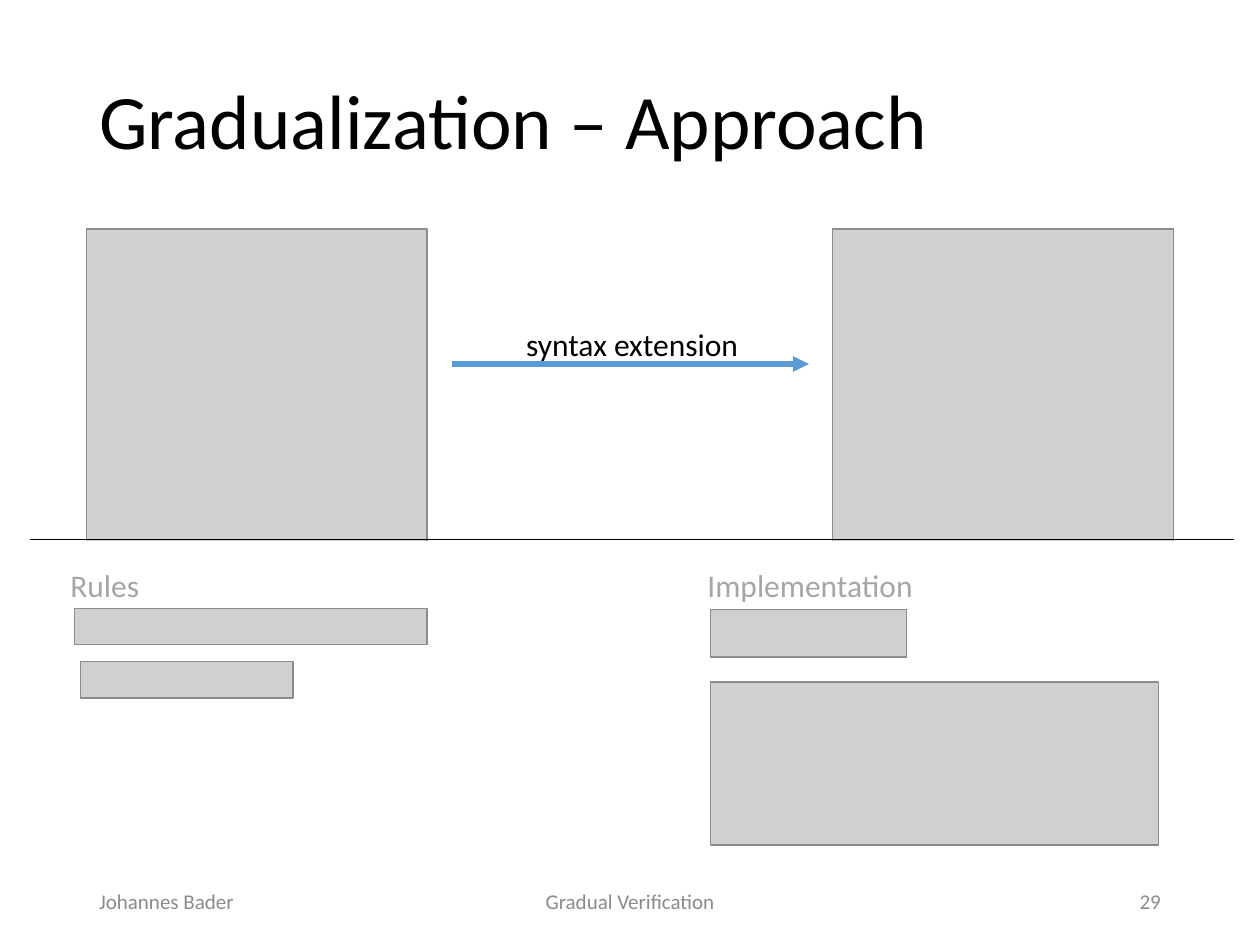
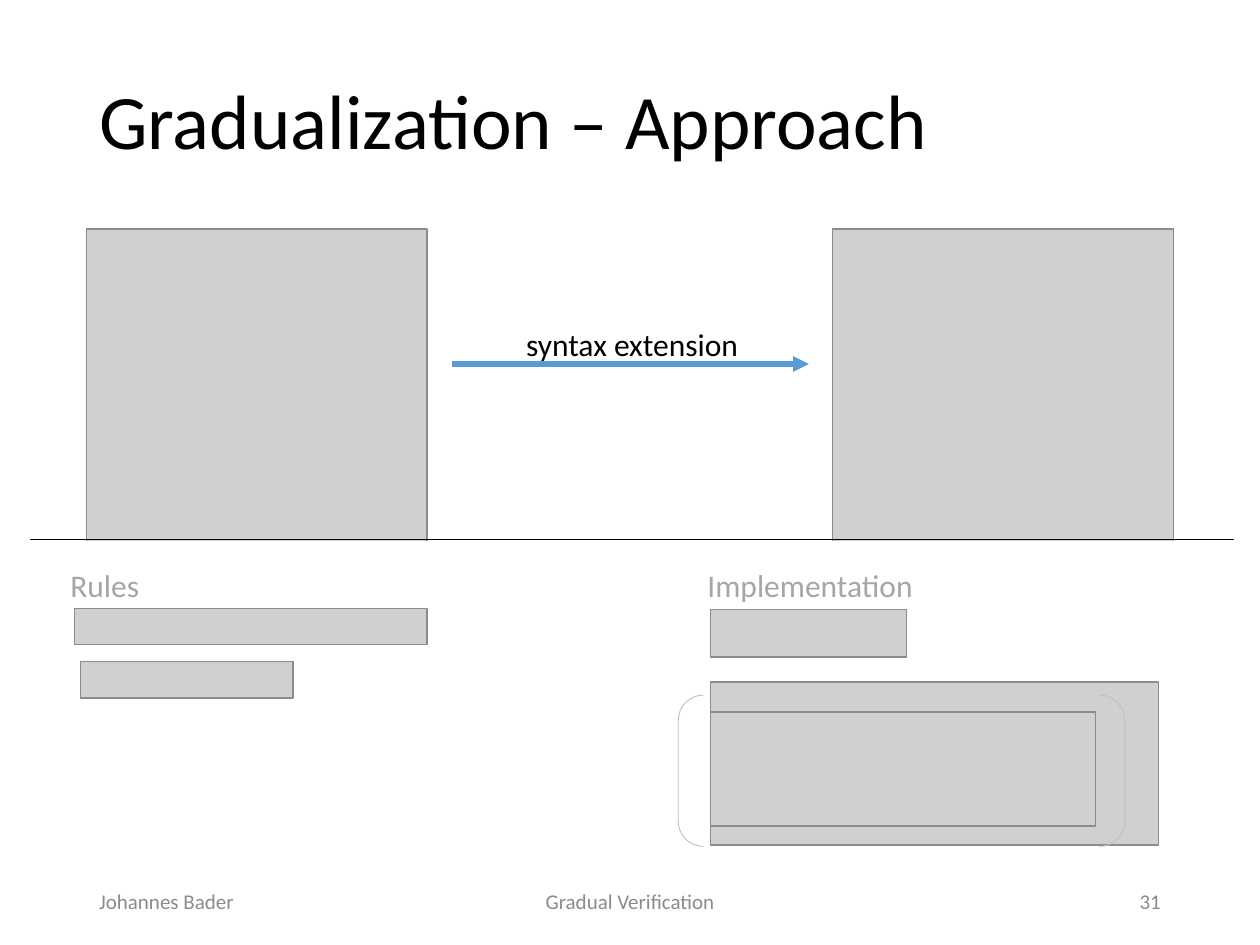
Before and after one commit to olydis/GradVerThesis, a slide deck: slide 31 of presentation/PLunch.pptx (slide 29 before the commit). Drawn at 1260x945 pixels with LibreOffice and Linux fonts; fonts in the diff are those of the drawing; grey boxes stand for pictures. Boxes give left, top, right and bottom in pixels: in the first picture for what was removed or moved away, otherwise in the second. Text is boxed around its words. In the diff, an @@ line names an element or a change of style, - is before the commit and + after.

```diff
--- a/presentation/PLunch.pptx
+++ b/presentation/PLunch.pptx
@@ bracket pair added at (678,696,1124,847), outline #BFBFBF 0.5 pt @@
@@ picture added at (711,712,1096,827) @@
@@ page number at (1140,895,1161,909): text changed @@
-29
+31
```
Also in this commit, not shown: 14 other slides changed, 2 slides added, 1 other file.
